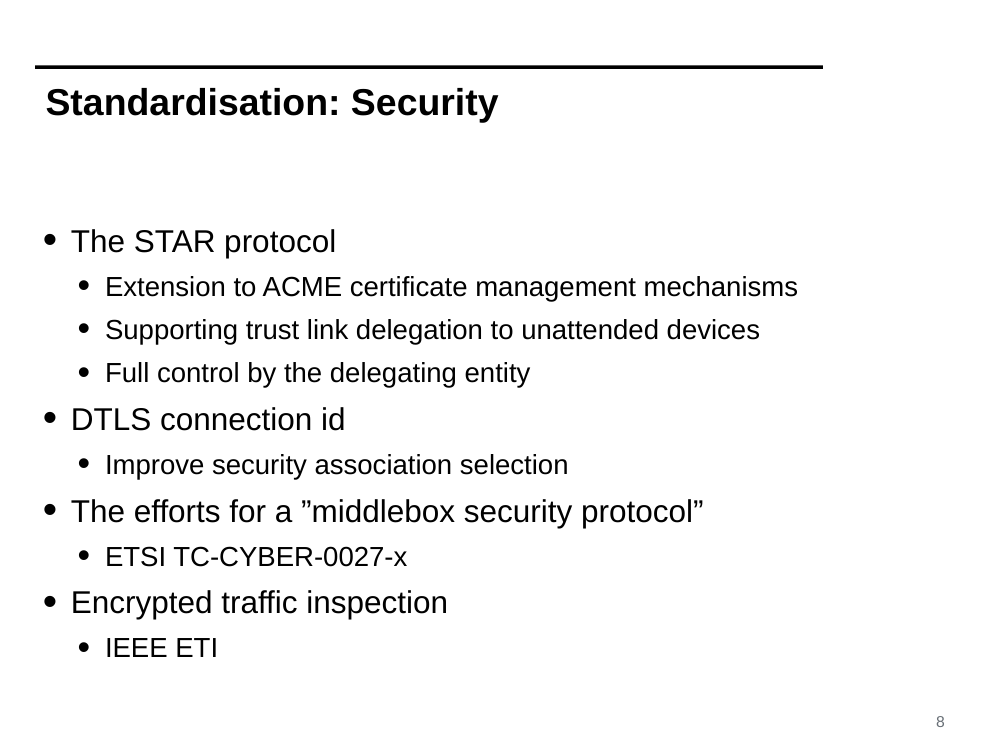
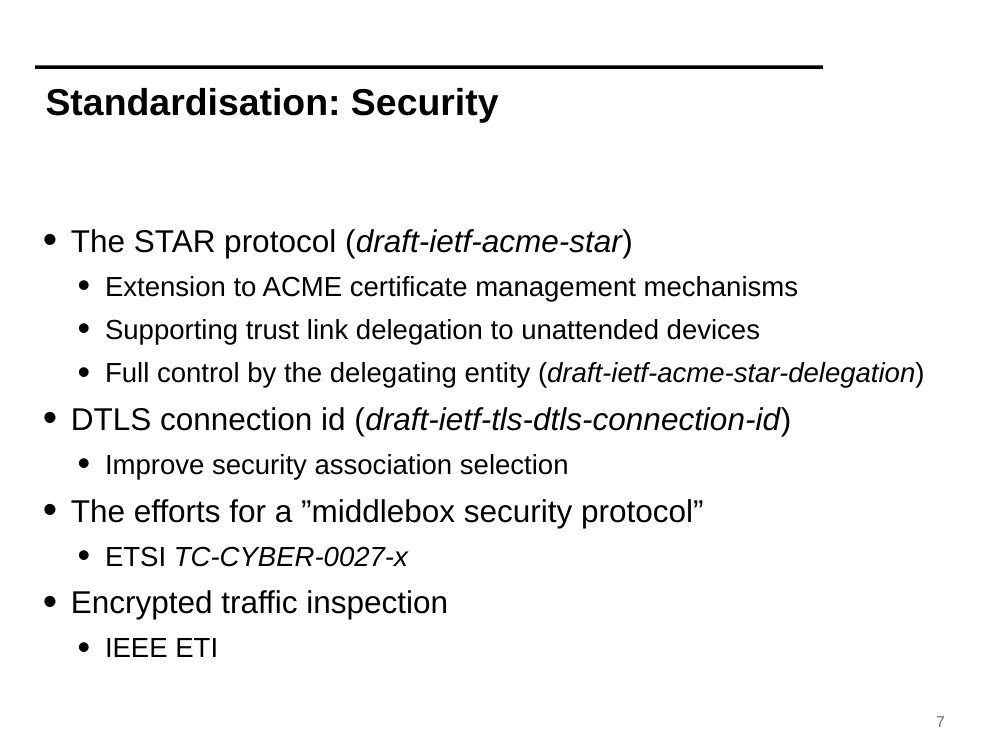
Before and after one commit to mami-project/roadshows, a slide deck: slide 7 of review3-brussels/WP4-ReviewFinal.pptx (slide 8 before the commit). Drawn at 1008x756 pixels with LibreOffice and Linux fonts; fonts in the diff are those of the drawing; background and template pictures are left out. Boxes give left, top, right and bottom in pixels: in the first picture for what was removed or moved away, otherwise in the second. Text is boxed around its words. In the diff, an @@ line names an element or a change of style, - is before the commit and + after.

```diff
--- a/review3-brussels/WP4-ReviewFinal.pptx
+++ b/review3-brussels/WP4-ReviewFinal.pptx
@@ text at (71, 229, 633, 258): text changed; italic on @@
-• The STAR protocol
+• The STAR protocol (draft-ietf-acme-star)
@@ text at (71, 362, 924, 436): text changed; italic on @@
-  • Full control by the delegating entity
-• DTLS connection id
+  • Full control by the delegating entity (draft-ietf-acme-star-delegation)
+• DTLS connection id (draft-ietf-tls-dtls-connection-id)
@@ text at (105, 546, 408, 567): italic on in "TC-CYBER-0027-x" @@
@@ page number at (936, 716, 945, 727): text changed @@
-8
+7
```
Also in this commit, not shown: 7 other slides changed.
